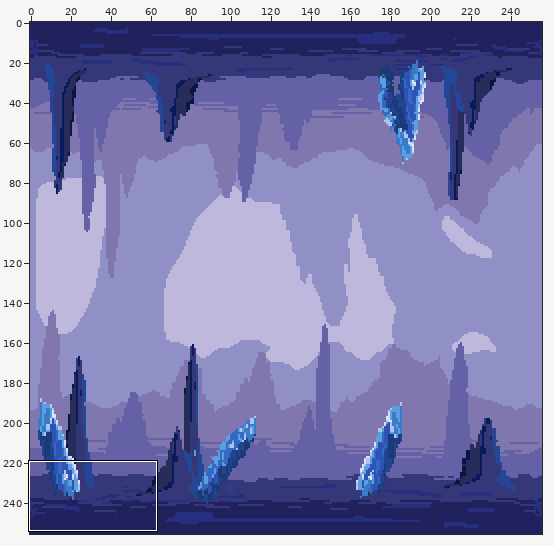
Pixel-art file, stored at Aseprite/Enviroment/Mine/Mine1.aseprite. Above: a wide view before the commit, with the close-up outlined.
Close-up. Before the edit:
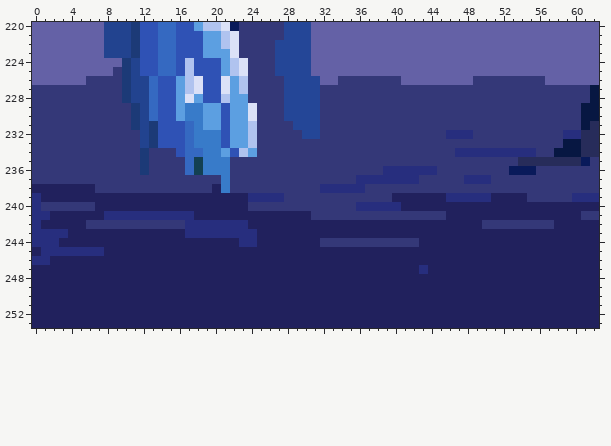
256x256 pixels, 1 frame. Shown: x 0..62, y 220..253. The commit also changed other parts of the picture, which this record leaves out.
The result:
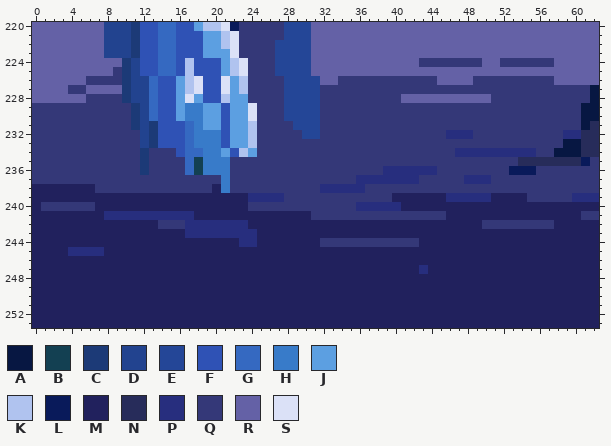
Palette (. is transparent): A #071742  B #134052  C #1c3a77  D #22438f  E #244697  F #2f52b5  G #3569c1  H #387bc9  J #5c9fe1  K #b0c3ef  L #091a5a  M #21215d  N #272c5a  P #272e7e  Q #343878  R #6461a6  S #dbe1f7
Changes in this commit:
--- layer "bg_fixed"
@@ x 0..62 @@
 223 RRRRRRRRDDDCFFGGFFFJJJSQQQQEEEERRRRRRRRRRRRRRRRRRRRRRRRRRRRRRRR
-224 RRRRRRRRRRCDFFGGFKFFFJKSQQQEEEERRRRRRRRRRRRRRRRRRRRRRRRRRRRRRRR
+224 RRRRRRRRRRCDFFGGFKFFFJKSQQQEEEERRRRRRRRRRRRQQQQQQQRRQQQQQQRRRRR
 225 RRRRRRRRRQCDFFGGFKFFFJKSQQQEEEERRRRRRRRRRRRRRRRRRRRRRRRRRRRRRRR
-226 RRRRRRQQQQCDDGFFJKSFFSJKQQQQEEEERRQQQQQQQRRRRRRRRQQQQQQQQRRRRRR
-227 QQQQQQQQQQCDDGFFJKSFFSJKQQQQEEEEQQQQQQQQQQQQQQQQQQQQQQQQQQQQQQA
-228 QQQQQQQQQQCDDGFFJSJFFKJJQQQQEEEEQQQQQQQQQQQQQQQQQQQQQQQQQQQQQQA
+226 RRRRRRQQQQCDDGFFJKSFFSJKQQQQEEEERRQQQQQQQQQQQRRRRQQQQQQQQQRRRRR
+227 RRRRQQRRRRCDDGFFJKSFFSJKQQQQEEEEQQQQQQQQQQQQQQQQQQQQQQQQQQQQQQA
+228 RRRRRRQQQQCDDGFFJSJFFKJJQQQQEEEEQQQQQQQQQRRRRRRRRRRQQQQQQQQQQQA
 229 QQQQQQQQQQQCDGFFJHHJJFJJSQQQEEEEQQQQQQQQQQQQQQQQQQQQQQQQQQQQQAA
@@ x 0..15 @@
 238 MMMMMMMQQQQQQQQQ
-239 PMMMMMMMMMMMMMMM
-240 PQQQQQQMMMMMMMMM
-241 PPMMMMMMPPPPPPPP
-242 PMMMMMQQQQQQQQQQ
-243 PPPPMMMMMMMMMMMM
-244 PPPMMMMMMMMMMMMM
-245 MPPPPPPPMMMMMMMM
-246 PPMMMMMMMMMMMMMM
+239 MMMMMMMMMMMMMMMM
+240 MQQQQQQMMMMMMMMM
+241 MMMMMMMMPPPPPPPP
+242 MMMMMMMMMMMMMMQQ
+243 MMMMMMMMMMMMMMMM
+244 MMMMMMMMMMMMMMMM
+245 MMMMPPPPMMMMMMMM
+246 MMMMMMMMMMMMMMMM
 247 MMMMMMMMMMMMMMMM
Pixel boxes of the changes (left, top, right, bottom) in both close-ups:
changed: (401, 58, 554, 103)
changed: (32, 85, 122, 103)
changed: (32, 193, 158, 265)
